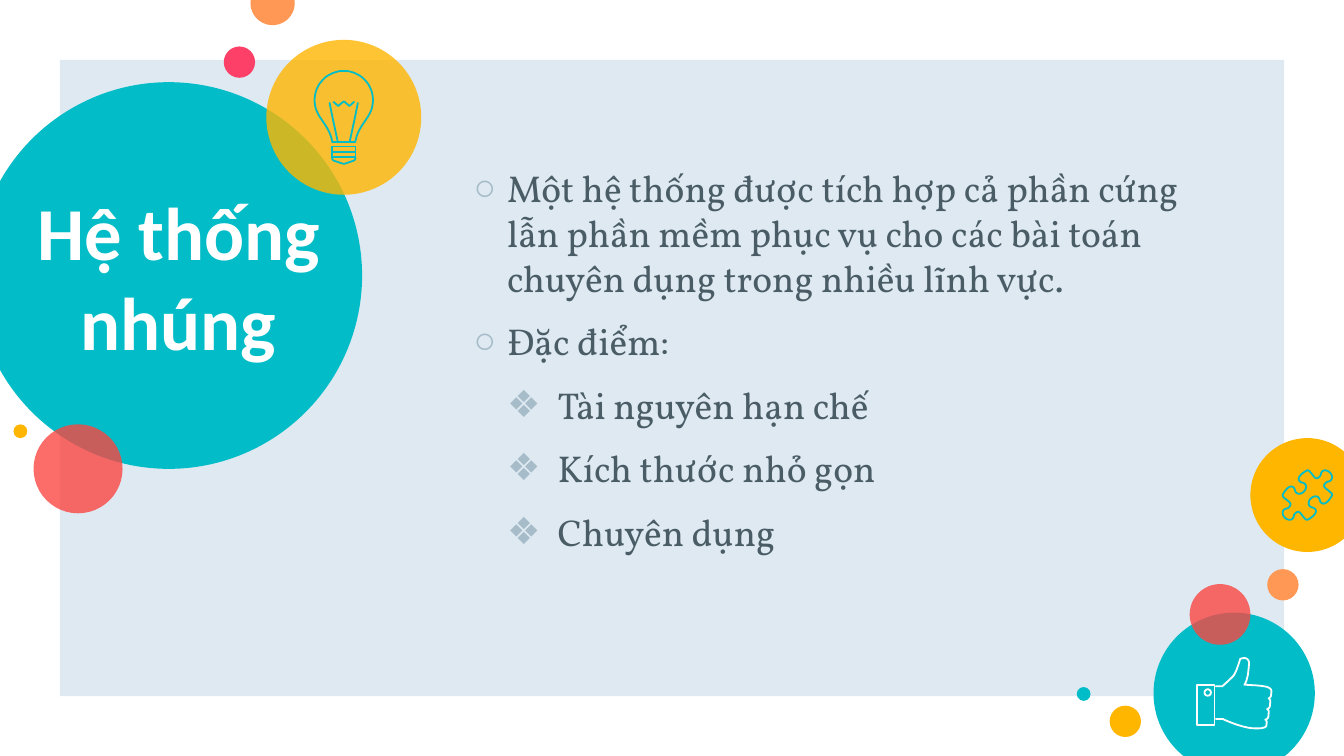
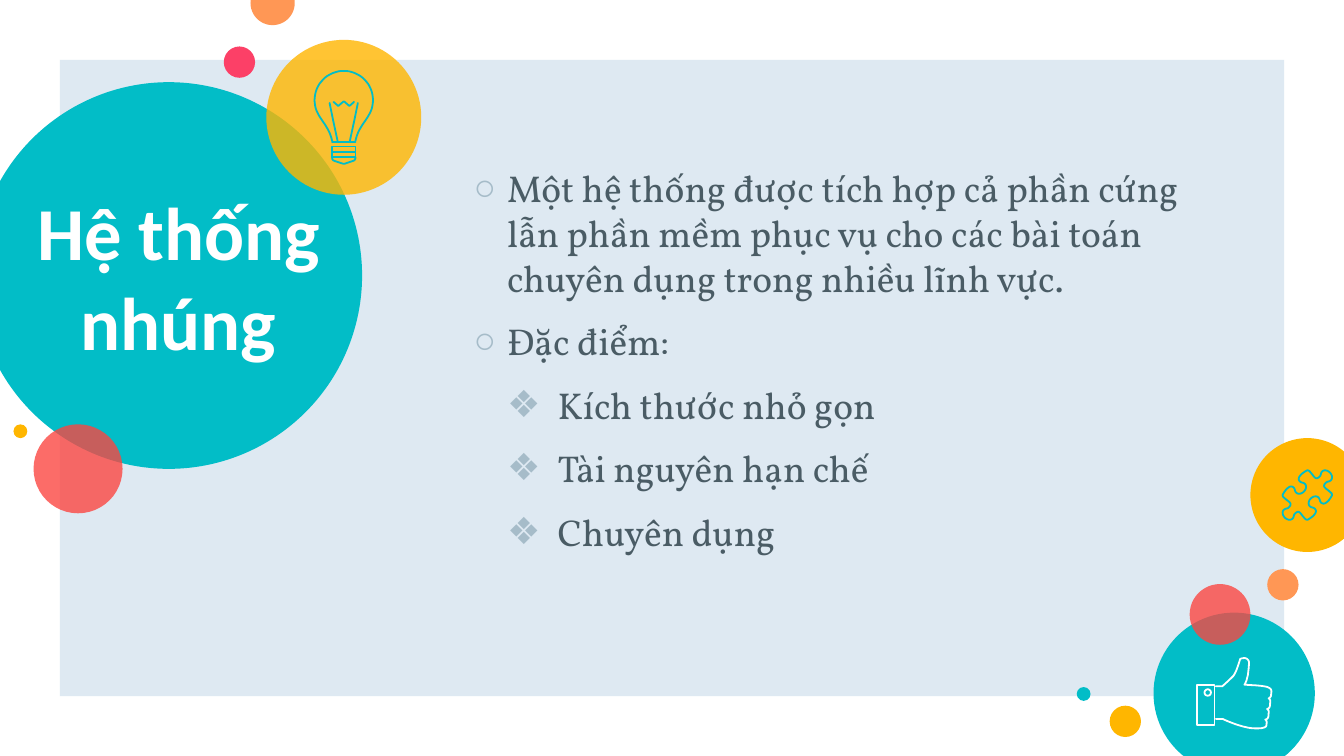
Before and after one commit to ITPratice/GraduationProject, a slide deck: slide 7 of docs/Đồ Án.pptx. Drawn at 1344x756 pixels with LibreOffice and Linux fonts; fonts in the diff are those of the drawing. Boxes give left, top, right and bottom in pixels: in the first picture for what was removed or moved away, otherwise in the second. Text is boxed around its words. In the diff, an @@ line names an element or a change of style, - is before the commit and + after.

```diff
--- a/docs/Đồ Án.pptx
+++ b/docs/Đồ Án.pptx
@@ text at [558,392,875,429]: paragraph added @@
+❖ Kích thước nhỏ gọn
@@ text at [558,455,875,492]: paragraph removed @@
-❖ Kích thước nhỏ gọn
```
Also in this commit, not shown: 2 other slides changed, 34 other files.
